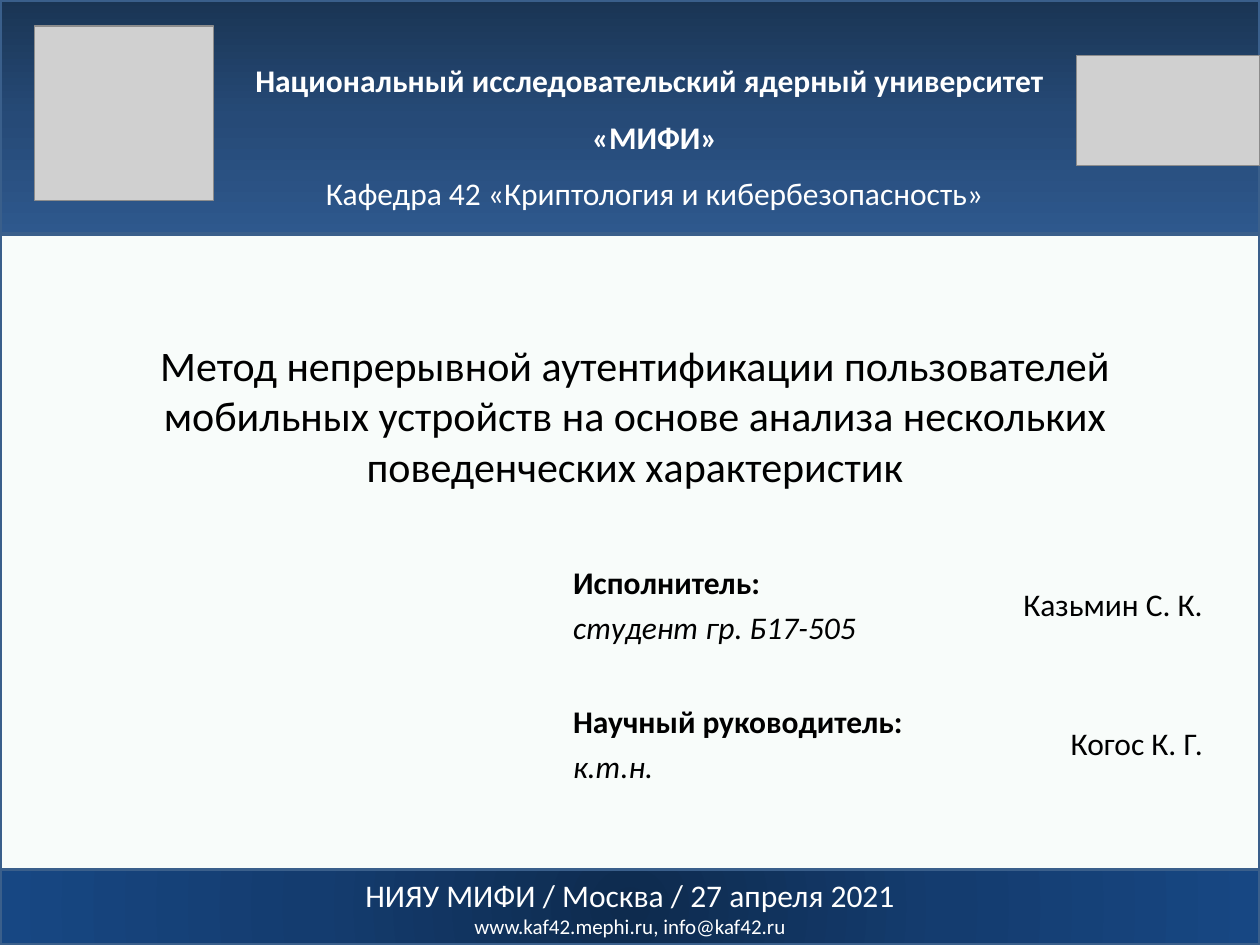
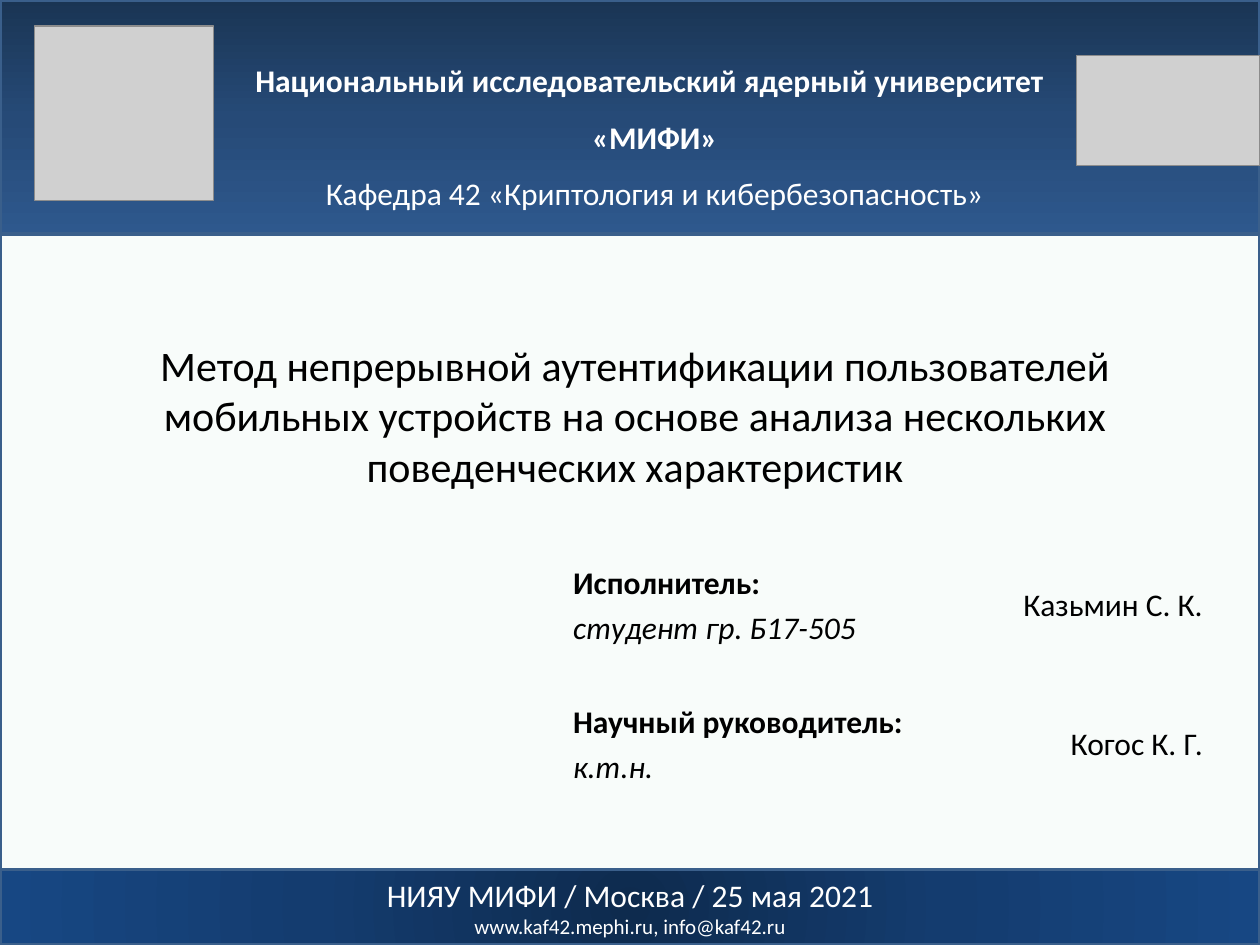
Before and after one commit to yerseg/bachelor_thesis, a slide deck: slide 1 of thesis_presentation.pptx. Drawn at 1260x945 pixels with LibreOffice and Linux fonts; fonts in the diff are those of the drawing; grey boxes stand for pictures. Boxes give left, top, right and bottom in pixels: in the first picture for what was removed or moved away, otherwise in the second. Text is boxed around its words. In the diff, an @@ line names an element or a change of style, - is before the commit and + after.

```diff
--- a/thesis_presentation.pptx
+++ b/thesis_presentation.pptx
@@ text in rectangle at (387,886,873,908): text changed @@
-НИЯУ МИФИ / Москва / 27 апреля 2021
+НИЯУ МИФИ / Москва / 25 мая 2021
```
Also in this commit, not shown: 8 other slides changed, 3 slides added.
